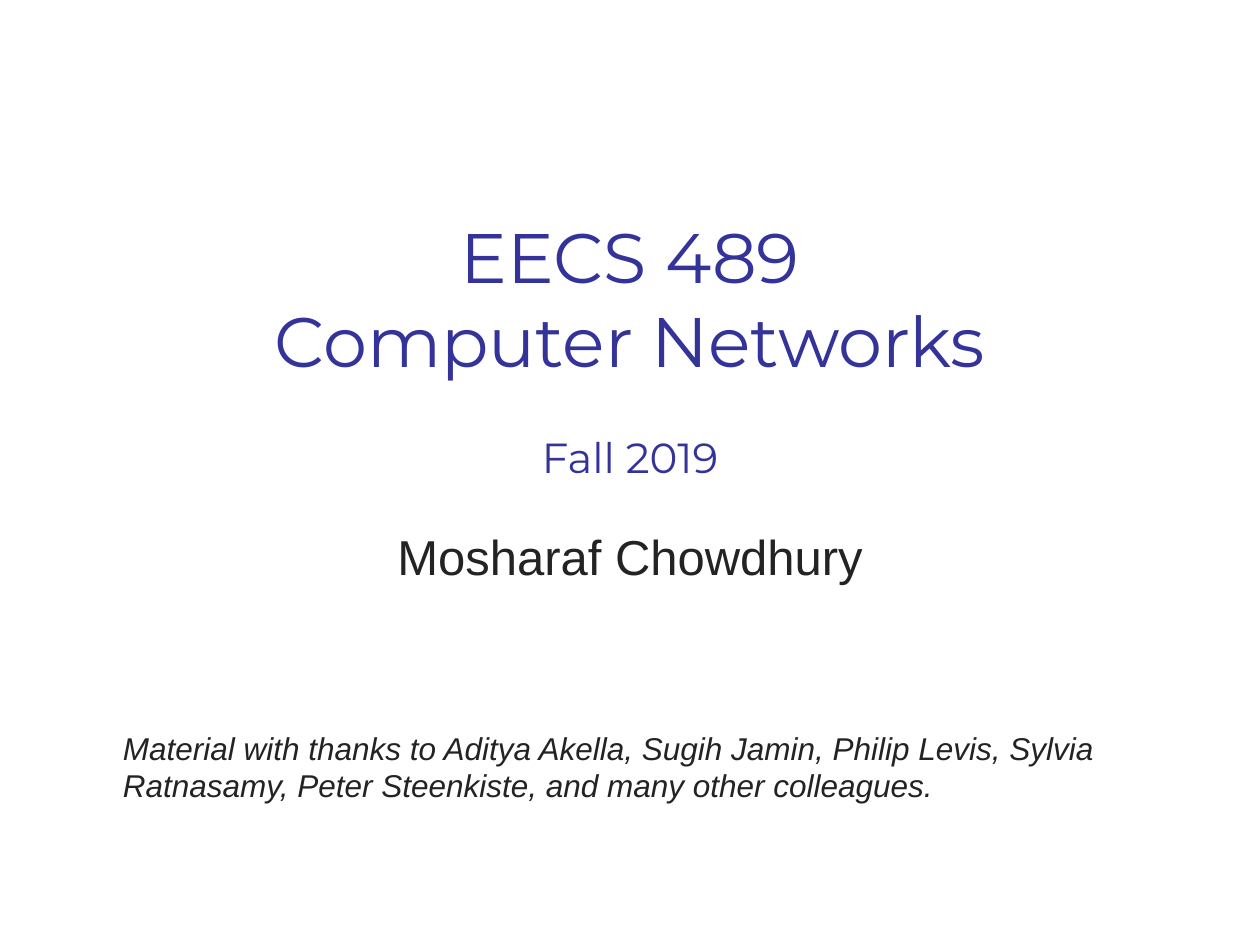
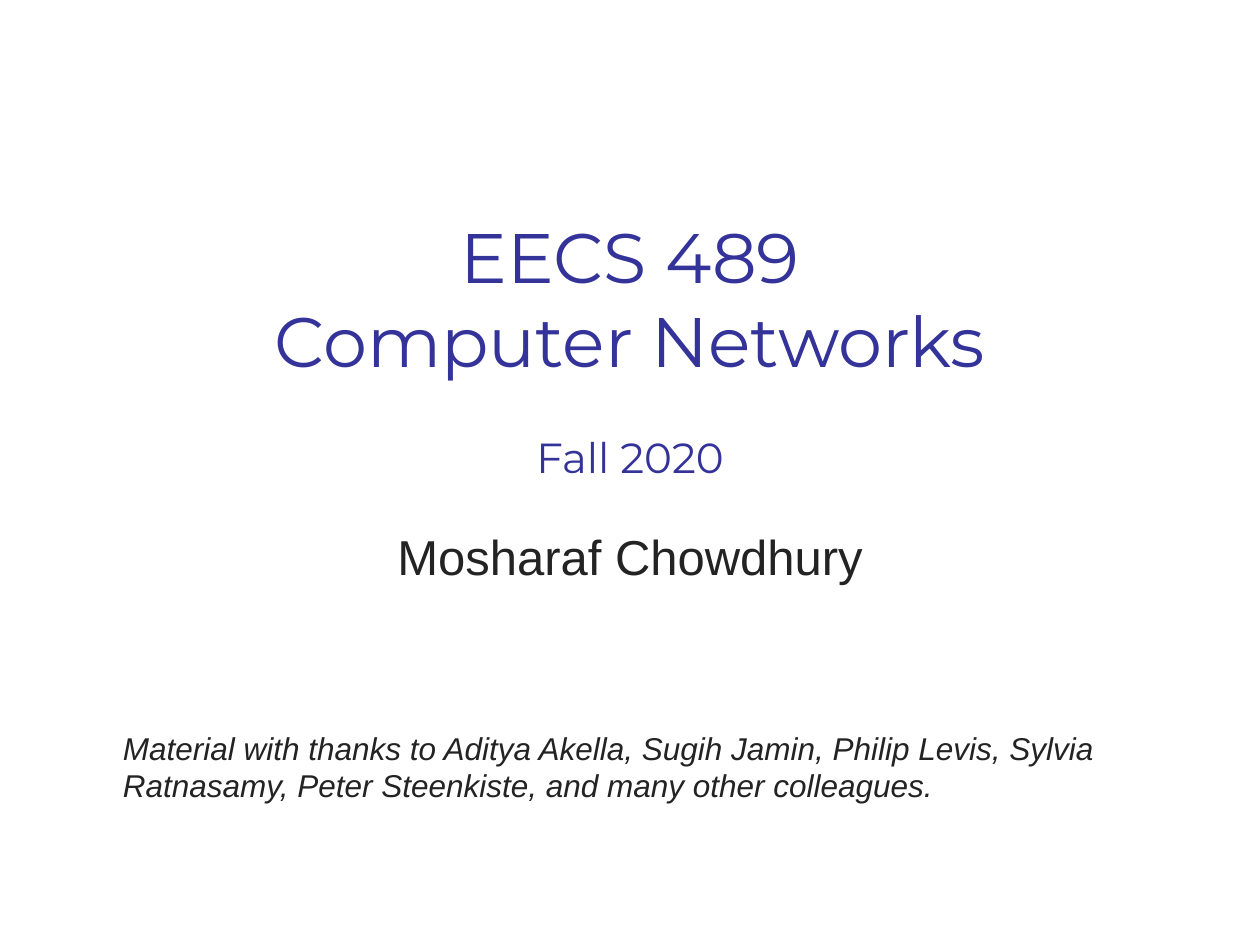
Before and after one commit to mosharaf/eecs489, a slide deck: slide 1 of Slides/111820.pptx. Drawn at 1260x945 pixels with LibreOffice and Linux fonts; fonts in the diff are those of the drawing. Boxes give left, top, right and bottom in pixels: in the first picture for what was removed or moved away, otherwise in the second. Text is boxed around its words. In the diff, an @@ line names an element or a change of style, - is before the commit and + after.

Commit message:
Fix

```diff
--- a/Slides/111820.pptx
+++ b/Slides/111820.pptx
@@ title at [275, 233, 985, 474]: text changed @@
-EECS 489
-Computer Networks
-Fall 2019
+EECS 489
+Computer Networks
+Fall 2020
```
